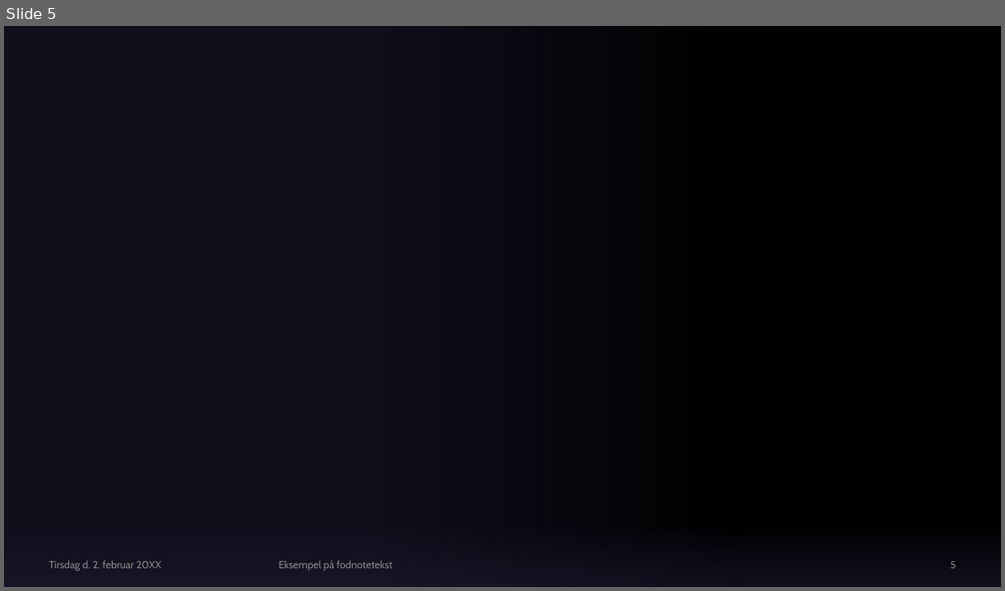
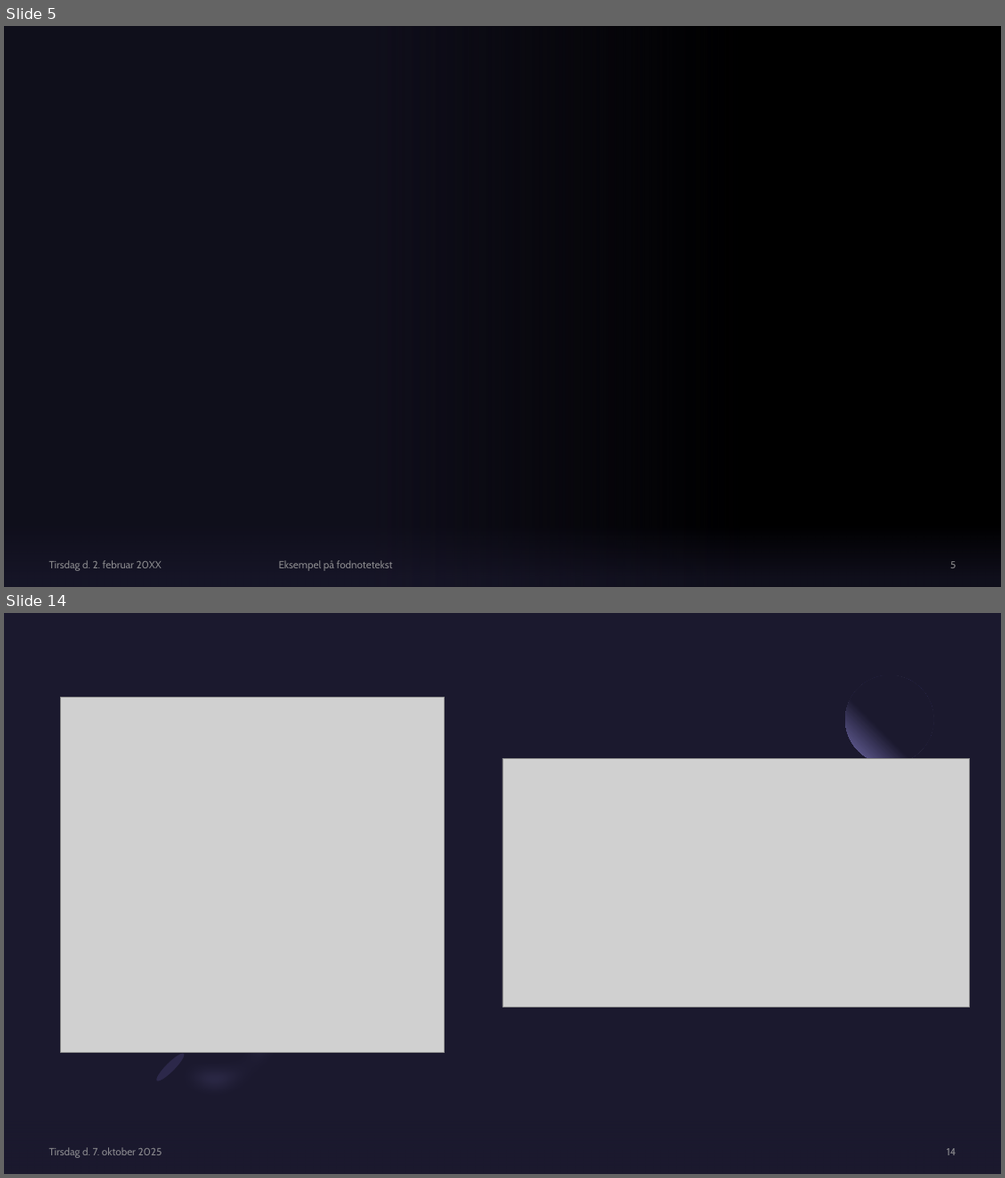
Before and after one commit to Jakob-Hjort/Autobid, a slide deck: Aktionshus H2.pptx. Shown one above the other, each under a label of ours: slide 5 before the commit, slides 5 and 14 after it; the slides between them are not shown. The pictures are 1005x591 and 1005x1178 pixels, drawn with LibreOffice and Linux fonts; fonts in the diff are those of the drawing; grey boxes stand for pictures; background and template pictures are left out. Boxes give left, top, right and bottom in pixels: in the first picture for what was removed or moved away, otherwise in the second. Text is boxed around its words. In the diff, an @@ line names an element or a change of style, - is before the commit and + after.

```diff
--- a/Aktionshus H2.pptx
+++ b/Aktionshus H2.pptx
@@ slide 14 added at [4, 613, 1001, 1174], background #1B192E @@
@@ ellipse added at [845, 675, 933, 763], fill gradient #1B192E to #7771B2 @@
@@ picture added at [61, 697, 445, 1052] @@
@@ picture added at [502, 758, 971, 1006] @@
@@ freeform shape added at [148, 965, 318, 1135], fill #7771B2 at 40% opacity @@
@@ freeform shape added at [157, 973, 318, 1135], fill #1B192E @@
@@ ellipse added at [154, 1051, 187, 1084], fill #2C284A @@
@@ rectangle added at [4, 1085, 1001, 1174], fill gradient #1B192E @@
@@ text added at [49, 1147, 162, 1158], 10 pt, text #A6A6A6 at 80% opacity @@
+Tirsdag d. 7. oktober 2025
@@ page number added at [947, 1148, 956, 1155], 10 pt, text #A6A6A6 at 80% opacity @@
+14
```
Also in this commit, not shown: 9 slides changed, 1 slide removed, 2 other files.
